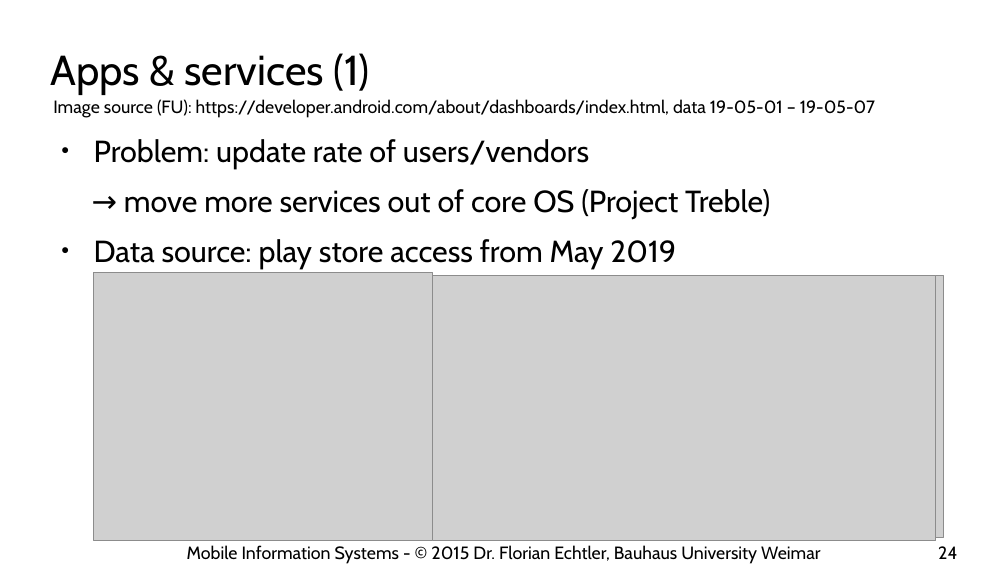
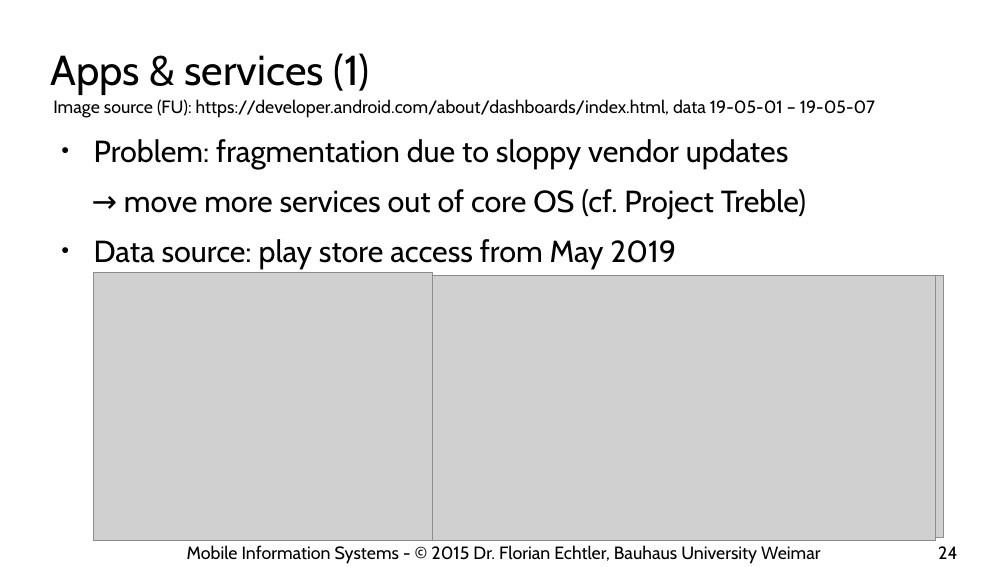
Before and after one commit to floe/mobile-information-systems, a slide deck: slide 24 of 10-android-internals.odp. Drawn at 1008x567 pixels with LibreOffice and Linux fonts; fonts in the diff are those of the drawing; grey boxes stand for pictures; background and template pictures are left out. Boxes give left, top, right and bottom in pixels: in the first picture for what was removed or moved away, otherwise in the second. Text is boxed around its words. In the diff, an @@ line names an element or a change of style, - is before the commit and + after.

```diff
--- a/10-android-internals.odp
+++ b/10-android-internals.odp
@@ text at [94, 139, 806, 219]: text changed @@
-● Problem: update rate of users/vendors
-→ move more services out of core OS (Project Treble)
+● Problem: fragmentation due to sloppy vendor updates
+→ move more services out of core OS (cf. Project Treble)
```
Also in this commit, not shown: 5 other slides changed, 2 other files.
